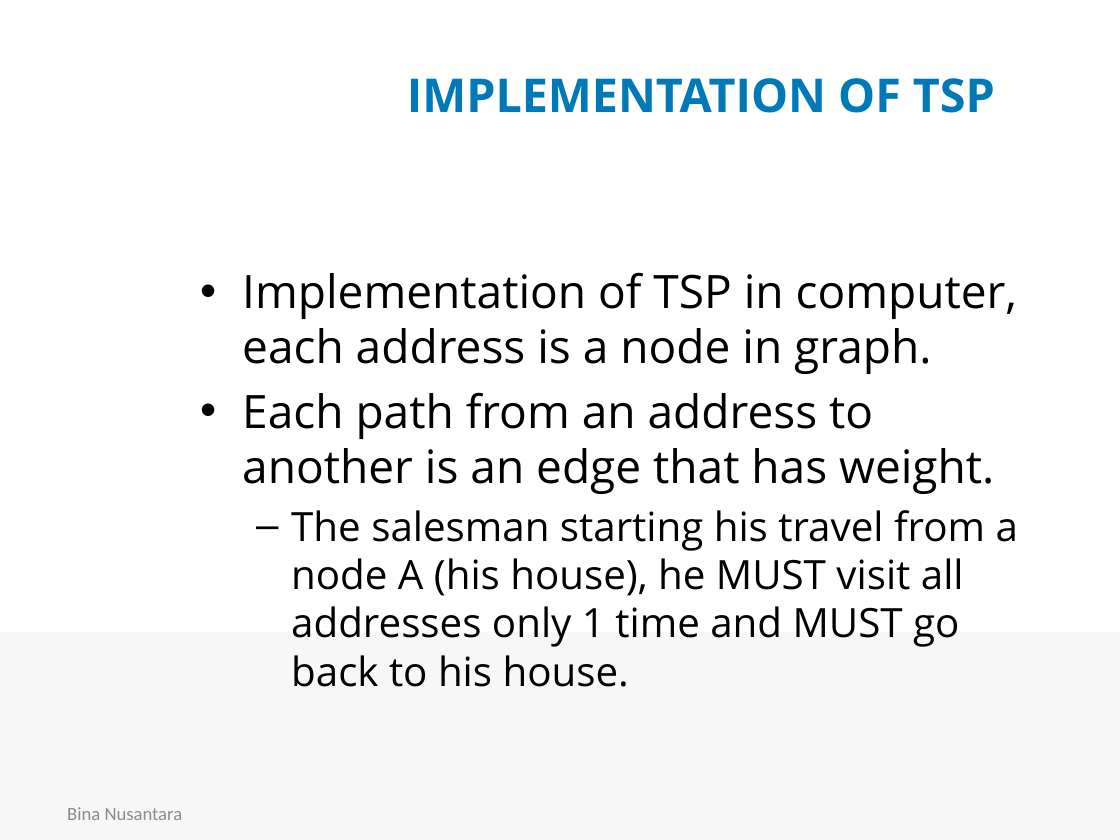
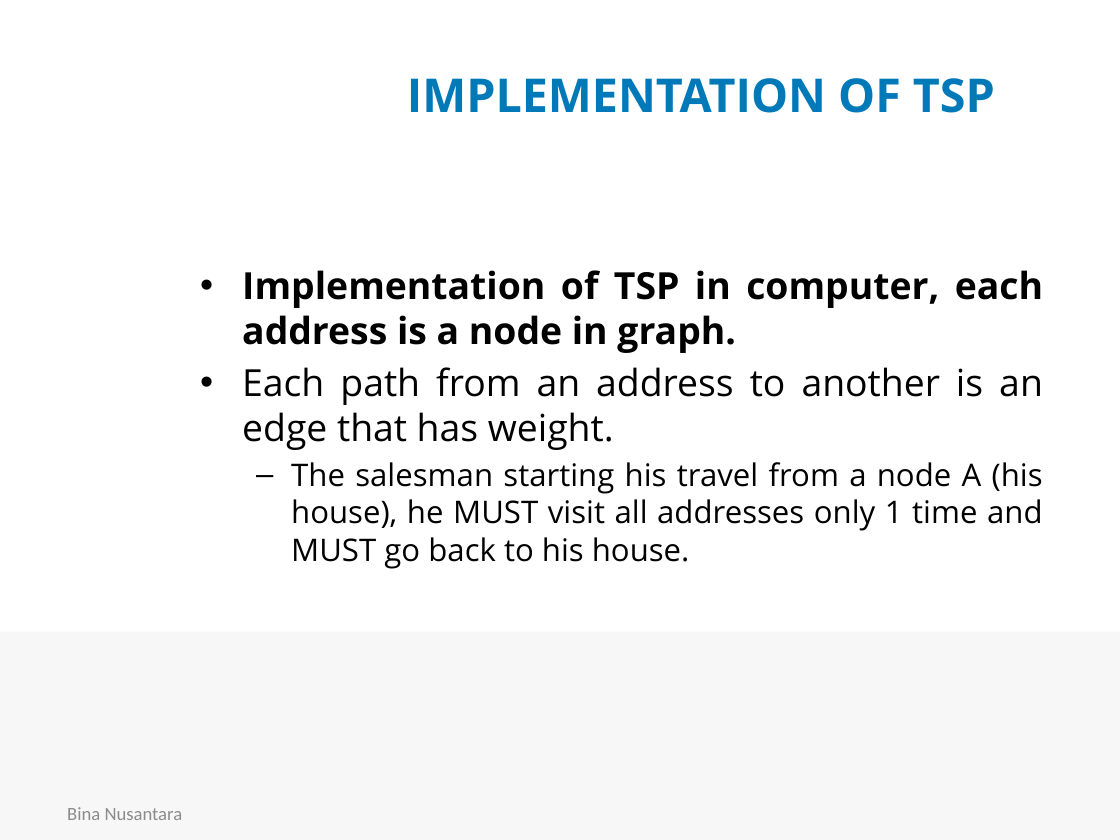
Before and after one commit to rhiosutoyo/Teaching-Algorithm-Design-and-Analysis, a slide deck: slide 7 of Travelling Salesman Problem/COMP6049 Pert 15-16 rhio-edit.pptx (slide 6 before the commit). Drawn at 1120x840 pixels with LibreOffice and Linux fonts; fonts in the diff are those of the drawing; background and template pictures are left out. Boxes give left, top, right and bottom in pixels: in the first picture for what was removed or moved away, otherwise in the second. Text is boxed around its words. In the diff, an @@ line names an element or a change of style, - is before the commit and + after.

```diff
--- a/Travelling Salesman Problem/COMP6049 Pert 15-16 rhio-edit.pptx
+++ b/Travelling Salesman Problem/COMP6049 Pert 15-16 rhio-edit.pptx
@@ text "Implementation of TSP in computer, ..." at <box>242,270,1043,569</box>: size 29.6 to 24 pt in "Implementation of TSP in computer, each address ...", "Each path from an address to another ..."; bold on in "Implementation of TSP in computer, each address ..."; size 25.9 to 20 pt in "The salesman starting his travel from a ..."; alignment left to justified; less space between paragraphs @@
```
Also in this commit, not shown: 9 other slides changed, 8 slides added, 3 slides removed.
